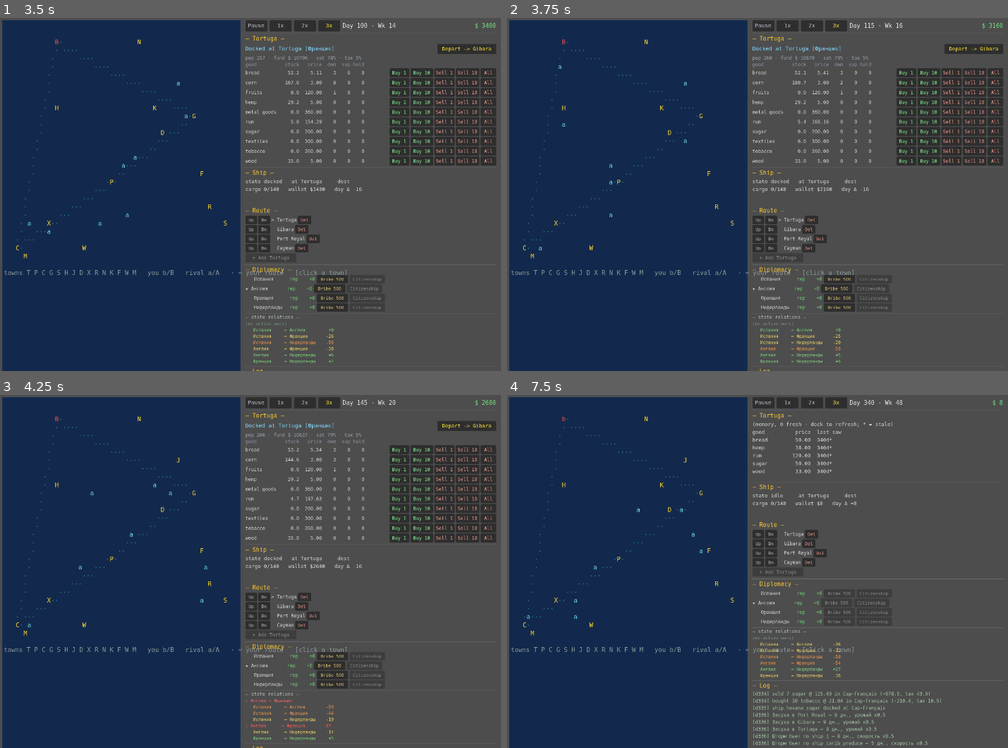
Above: before the commit, frames 1-4 (two rows, left to right).
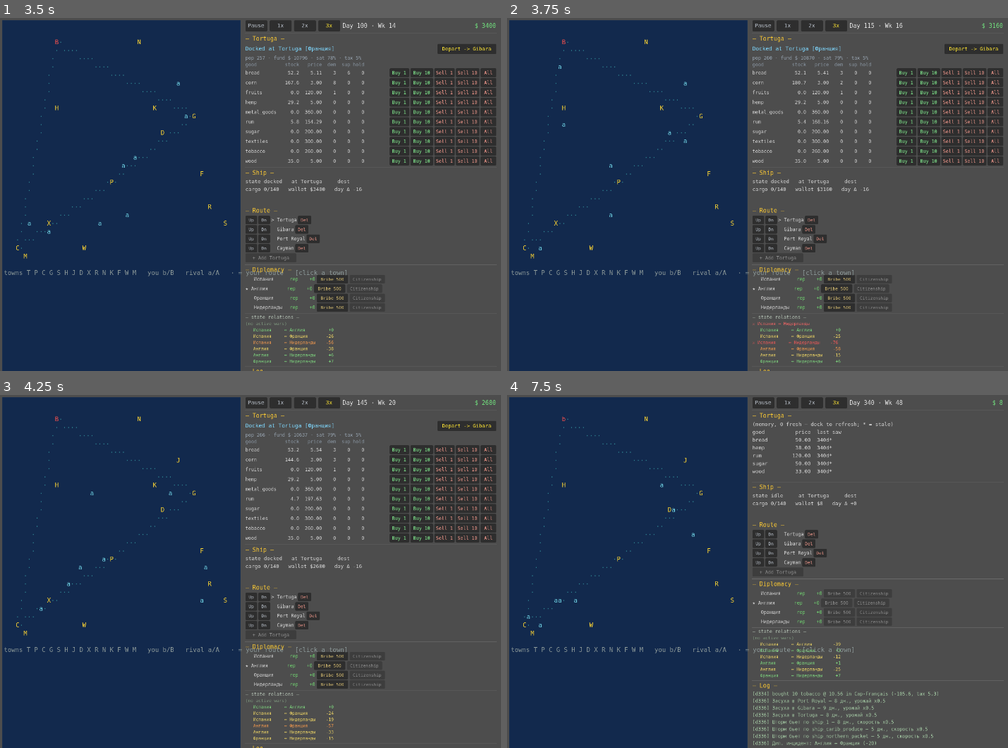
Above: after the commit, the same moments.

Repository: Xilleet/caribbean_trade
Game: Godot game, scene res://main.tscn
The game is run twice, just before and just after one commit, with the same random seed, the same clock (stepped at 60 frames per second) and the same inputs.
Inputs:
- Up to frame 1 (3.5 s): click "1x" at 0.5 s; click "2x" at 1.25 s; click "3x" at 2 s; click "Depart -> Gibara" at 2.75 s
- Up to frame 2 (3.75 s): click "Buy 1" at 3.5 s
- Up to frame 3 (4.25 s): no input
- Up to frame 4 (7.5 s): click "Buy 10" at 4.25 s; click "Sell 1" at 5 s; click "Sell 10" at 5.75 s; click "All" at 6.5 s; click "Up" at 7.25 s

Frame 1 is identical in both runs. In frame 2, 0.2% of the frame differs, in the area x 20-67%, y 31-96%; in frame 3, 0.3%; in frame 4, 1.2%, in the area x 6-87%, y 24-100%.

Commit message:
fix war countdown

Diff:
--- a/simulation/simulation_engine.gd
+++ b/simulation/simulation_engine.gd
@@ -55,6 +55,10 @@
 	# tomorrow. (New events are added in step_week, called just below on the
 	# week boundary.)
 	event_system.decay_daily()
+	# Stage A3.2: daily war countdown cap (wars end after 60-180 days even if
+	# the weekly PROB_PEACE roll never fires). After event decay so the order
+	# mirrors event expiry.
+	war_system.tick_daily()
 	SimulationClock.advance_day()
 	EventBus.day_advanced.emit(SimulationClock.day)
 	if SimulationClock.day_of_week() == 0:
--- a/simulation/systems/war_system.gd
+++ b/simulation/systems/war_system.gd
@@ -6,7 +6,7 @@
 ## with each state + pirates ([member WorldState.player_rep]). Each week rolls
 ## for: relation/rep decay toward 0 (0.3 pt/week); diplomatic incidents (±20 to
 ## a random state pair, prob 0.15/week, 70% hostile); war declarations (when
-## relation < -60, prob 0.4/week); peace treaties (prob 0.2/week). Wars block
+## relation < -60, prob 0.4/week); peace — early via weekly PROB_PEACE=0.2 roll, or war ends after a 60-180 day countdown cap (tick_daily). Wars block
 ## port access for
 ## ships flying the enemy flag (see ShipsTick._can_dock); peace resets
 ## relations to -20.
@@ -21,7 +21,9 @@
 
 const WAR_THRESHOLD: float = -60.0        # below this, war can be declared
 const PROB_WAR_DECLARATION: float = 0.4   # per week per eligible pair
-const PROB_PEACE: float = 0.2             # per week per active war
+const PROB_PEACE: float = 0.2             # per week per active war (early peace)
+const WAR_MIN_DAYS: int = 60             # countdown cap lower bound, set at declaration
+const WAR_MAX_DAYS: int = 180            # countdown cap upper bound — war ends by this many days
 const PROB_INCIDENT: float = 0.15        # per week per state pair
 const INCIDENT_DELTA: float = 20.0       # was 10 — bigger swings push pairs past threshold faster
 const PEACE_RELATION: float = -20.0      # relations reset here on peace
@@ -40,7 +42,7 @@
         extends RefCounted
         var state_a: String
         var state_b: String
-        var days_left: int = -1   # indefinite; peace comes via weekly roll, not countdown
+        var days_left: int = -1   # set to randi_range(60,180) at declaration; -1 = indefinite (tests). Daily countdown in tick_daily.
 
 
 func _init(p_rng: RandomNumberGenerator) -> void:
@@ -107,7 +109,7 @@
         var w := ActiveWar.new()
         w.state_a = a
         w.state_b = b
-        w.days_left = -1
+        w.days_left = rng.randi_range(WAR_MIN_DAYS, WAR_MAX_DAYS)
         WorldState.active_wars.append(w)
         wars_declared += 1
         var sa: State = WorldState.get_state(a)
@@ -134,6 +136,25 @@
         var bn: String = sb.name if sb != null else w.state_b
         EventBus.message.emit("✌ Мир: %s и %s подписали мирный договор" % [an, bn])
 
+# Daily countdown cap (Stage A3.2). Wars with days_left > 0 tick down once per
+# day; at 0 the war ends via _make_peace (max-duration exhaustion). Wars with
+# days_left == -1 (indefinite — set by tests) are left to the weekly
+# PROB_PEACE roll. Called from SimulationEngine.step_day AFTER
+# EventSystem.decay_daily, so a war declared this week starts counting
+# tomorrow. Uses NO rng — deterministic given the declared duration.
+func tick_daily() -> void:
+        var still: Array = []
+        for w in WorldState.active_wars:
+                if w.days_left > 0:
+                        w.days_left -= 1
+                        if w.days_left <= 0:
+                                _make_peace(w)
+                        else:
+                                still.append(w)
+                else:
+                        still.append(w)
+        WorldState.active_wars = still
+
 # All C(N,2) state pairs, deterministic order (states array order).
 func _all_state_pairs() -> Array:
         var pairs: Array = []
--- a/tests/test_wars.gd
+++ b/tests/test_wars.gd
@@ -31,6 +31,7 @@
 	ok = ok and test_war_tariff_exempts_own_citizen()
 	ok = ok and test_relations_matrix_contract()
 	ok = ok and test_peace_resets_relations()
+	ok = ok and test_war_countdown_cap()
 	ok = ok and test_pirate_attack_lowers_pirate_rep()
 	print("\n=== %s ===" % ("ALL STAGE-A3 TESTS PASSED" if ok else "SOME STAGE-A3 TESTS FAILED"))
 	get_tree().quit(0 if ok else 1)
@@ -328,6 +329,30 @@
 		[peace_signed, relation_after])
 	return passed
 
+func test_war_countdown_cap() -> bool:
+	WorldState.build_world()
+	# Short countdown (5 days) to exercise the daily-decrement + peace-at-0
+	# path without waiting the real 60..180-day range.
+	var w := WarSystem.ActiveWar.new()
+	w.state_a = "spain"
+	w.state_b = "england"
+	w.days_left = 5
+	WorldState.active_wars.append(w)
+	WorldState.set_relation("spain", "england", -90.0)
+	var ws := WarSystem.new(WorldState.war_rng)
+	# Drive ONLY the daily countdown — never call _roll_peace, so peace here is
+	# unambiguously from the countdown cap, not the weekly stochastic roll.
+	for _i in 7:
+		ws.tick_daily()
+	var peace_signed: bool = not WorldState.at_war("spain", "england")
+	var relation_after: float = WorldState.get_relation("spain", "england")
+	# Peace via countdown resets relations to -20 (same _make_peace path).
+	var passed: bool = peace_signed and abs(relation_after - (-20.0)) < 0.001
+	_report("war_countdown_cap", passed,
+		"peace_signed=%s (countdown 5d -> peace at 5th tick) relation_after=%.1f (expect -20.0)" %
+		[peace_signed, relation_after])
+	return passed
+
 func test_pirate_attack_lowers_pirate_rep() -> bool:
 	WorldState.build_world()
 	# prob=1.0 so an attack definitely fires; player ship with cargo.
Not shown, changed: Concept.md
